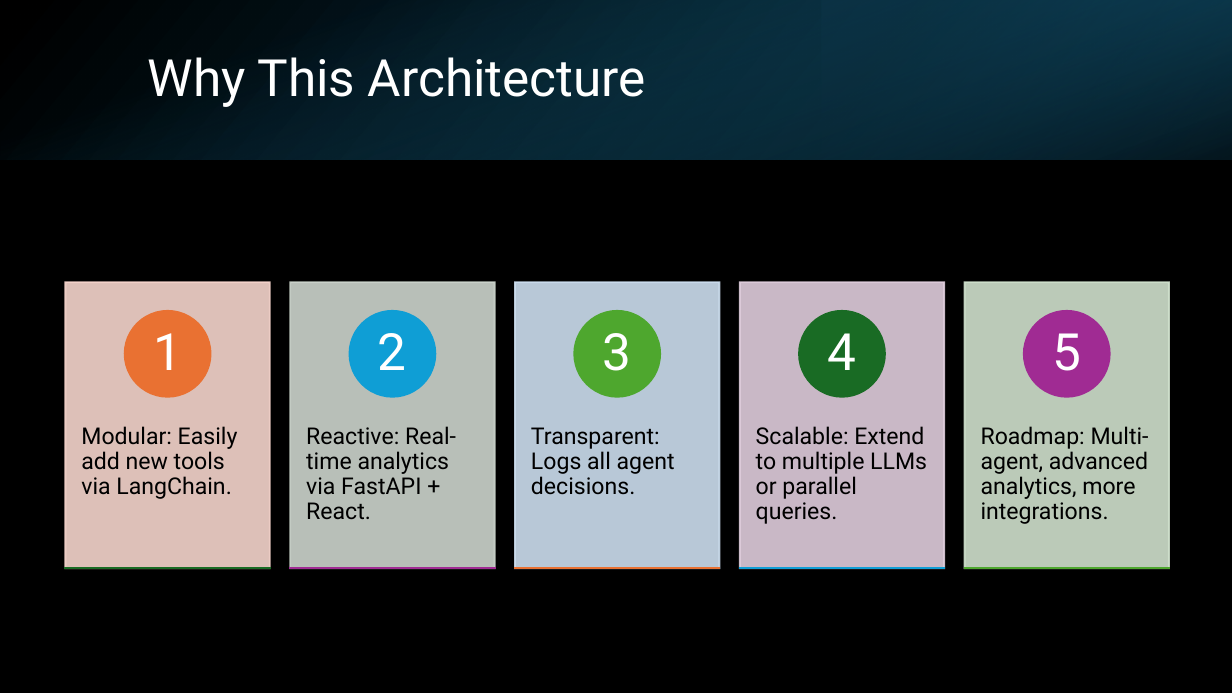
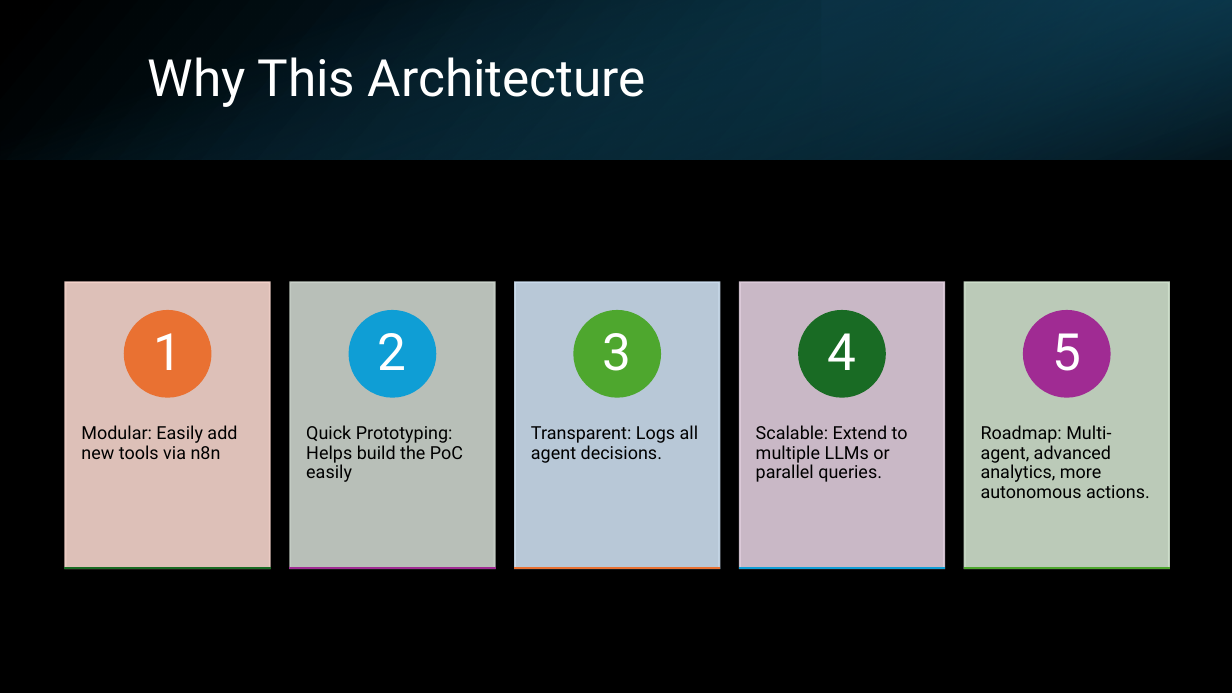
Before and after one commit to RamyaBalabhadrapathruni/autonomous-bi-agent-backup, a slide deck: slide 4 of AuraBI_theautonomousagent.pptx. Drawn at 1232x693 pixels with LibreOffice and Linux fonts; fonts in the diff are those of the drawing. Boxes give left, top, right and bottom in pixels: in the first picture for what was removed or moved away, otherwise in the second. Text is boxed around its words. In the diff, an @@ line names an element or a change of style, - is before the commit and + after.

```diff
--- a/AuraBI_theautonomousagent.pptx
+++ b/AuraBI_theautonomousagent.pptx
@@ text "Transparent: Logs all agent decisions." at box(531, 425, 699, 463): size 18 to 14 pt; less space between paragraphs @@
@@ text "Scalable: Extend to multiple LLMs ..." at box(756, 425, 908, 482): size 18 to 14 pt; less space between paragraphs @@
@@ text at box(81, 425, 237, 459): text changed; size 18 to 14 pt @@
-Modular: Easily add new tools via LangChain.
+Modular: Easily add new tools via n8n
@@ text at box(306, 425, 463, 482): text changed; size 18 to 14 pt @@
-Reactive: Real-time analytics via FastAPI + React.
+Quick Prototyping:
+Helps build the PoC easily
@@ text at box(981, 425, 1150, 498): text changed; size 18 to 14 pt @@
-Roadmap: Multi-agent, advanced analytics, more integrations.
+Roadmap: Multi-agent, advanced analytics, more autonomous actions.
```
Also in this commit, not shown: 3 other slides changed, 7 slides added, 1 slide removed.
